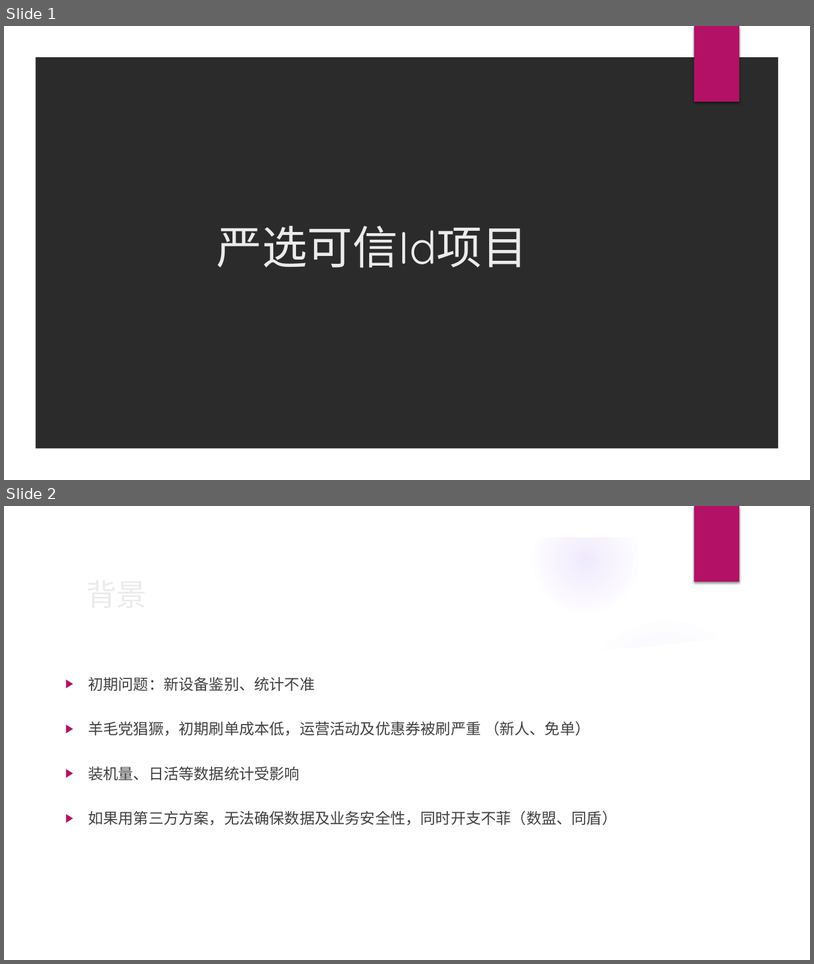
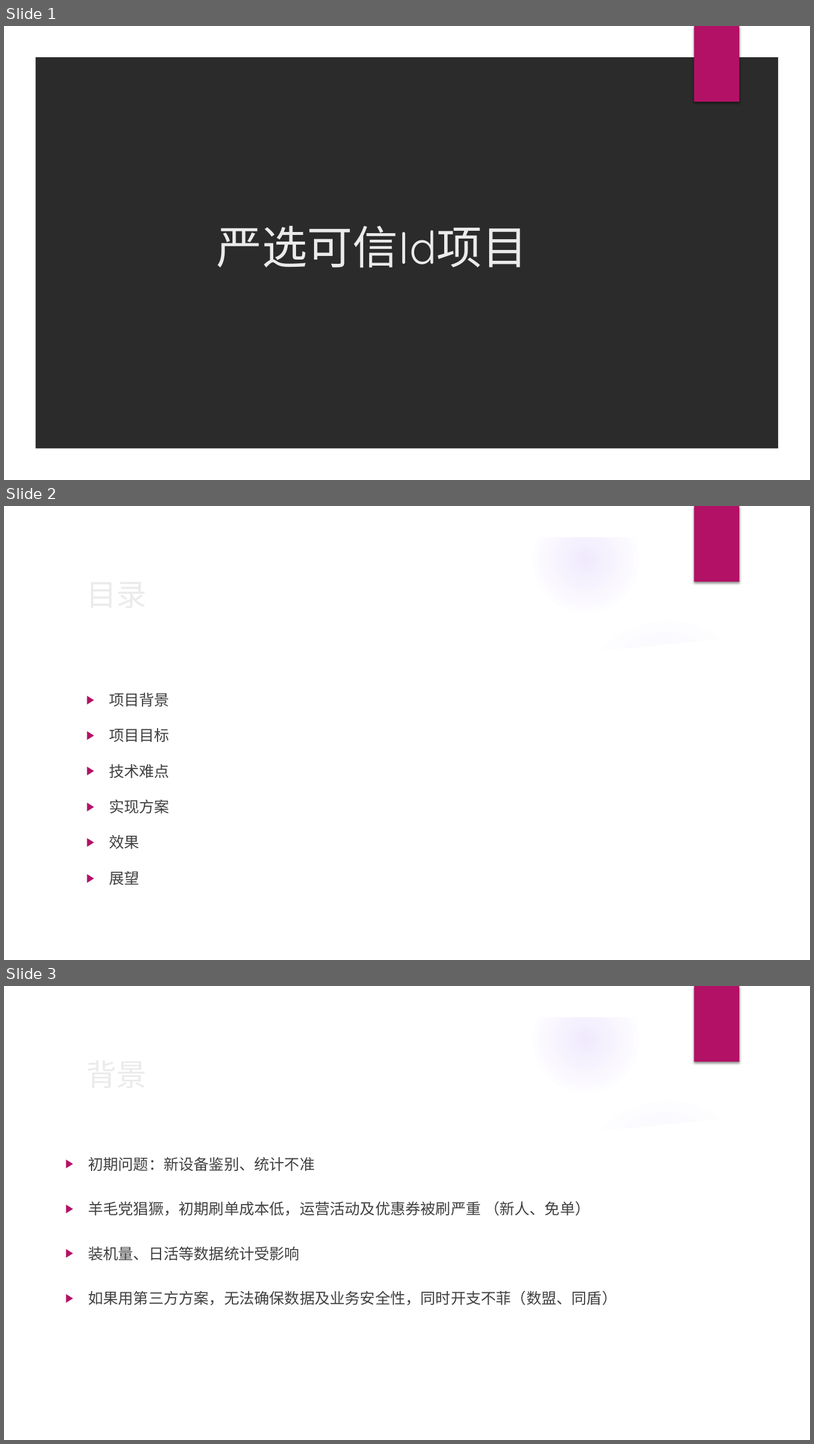
Before and after one commit to happylishang/happylishang.github.io, a slide deck: _posts/Android/严选可信ID项目.pptx. Shown one above the other, each under a label of ours: slides 1 and 2 before the commit, slides 1, 2 and 3 after it. The pictures are 814x964 and 814x1444 pixels, drawn with LibreOffice and Linux fonts; fonts in the diff are those of the drawing; background and template pictures are left out; a plain dark background stands for a picture behind light text. Boxes give left, top, right and bottom in pixels: in the first picture for what was removed or moved away, otherwise in the second. Text is boxed around its words. In the diff, an @@ line names an element or a change of style, - is before the commit and + after.

```diff
--- a/_posts/Android/严选可信ID项目.pptx
+++ b/_posts/Android/严选可信ID项目.pptx
@@ slide 2 added at (x1=4, y1=506, x2=810, y2=960), background picture (left out); not listed: 9 template elements that a slide beside it also shows @@
@@ title added at (x1=109, y1=693, x2=170, y2=706), 36 pt, text #EBEBEB @@
+目录
@@ text added at (x1=109, y1=693, x2=170, y2=885), 18 pt, text #404040 @@
+▶ 项目背景
+▶ 项目目标
+▶ 技术难点
+▶ 实现方案
+▶ 效果
+▶ 展望
@@ what was slide 2 is now slide 3 @@
```
Also in this commit, not shown: 2 slides changed.
